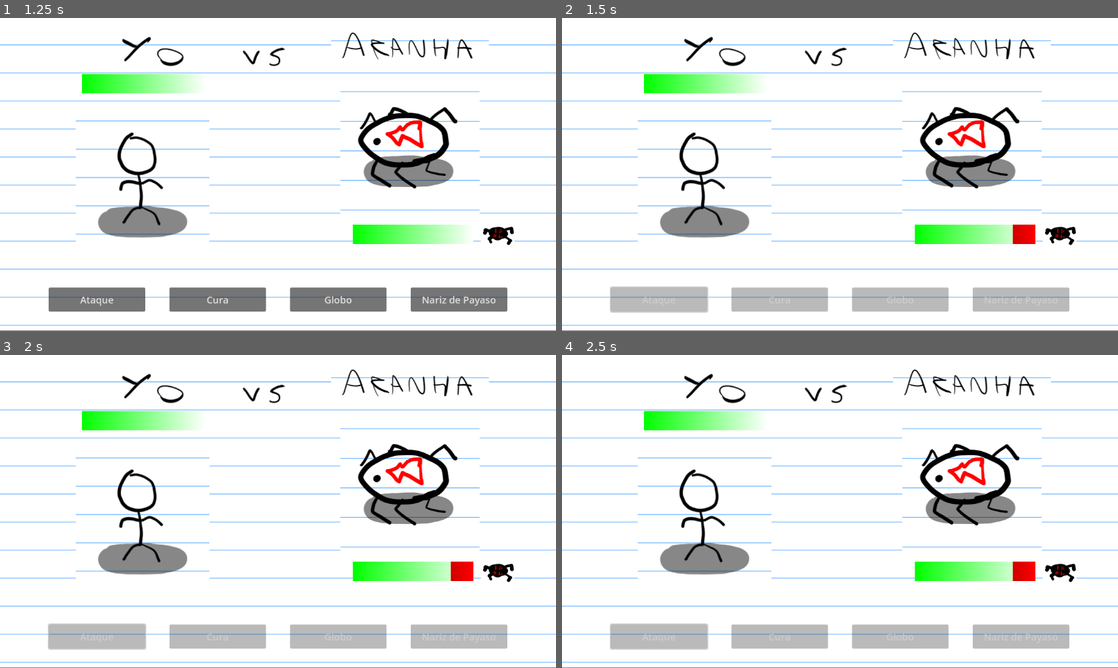
Above: before the commit, frames 1-4 (two rows, left to right).
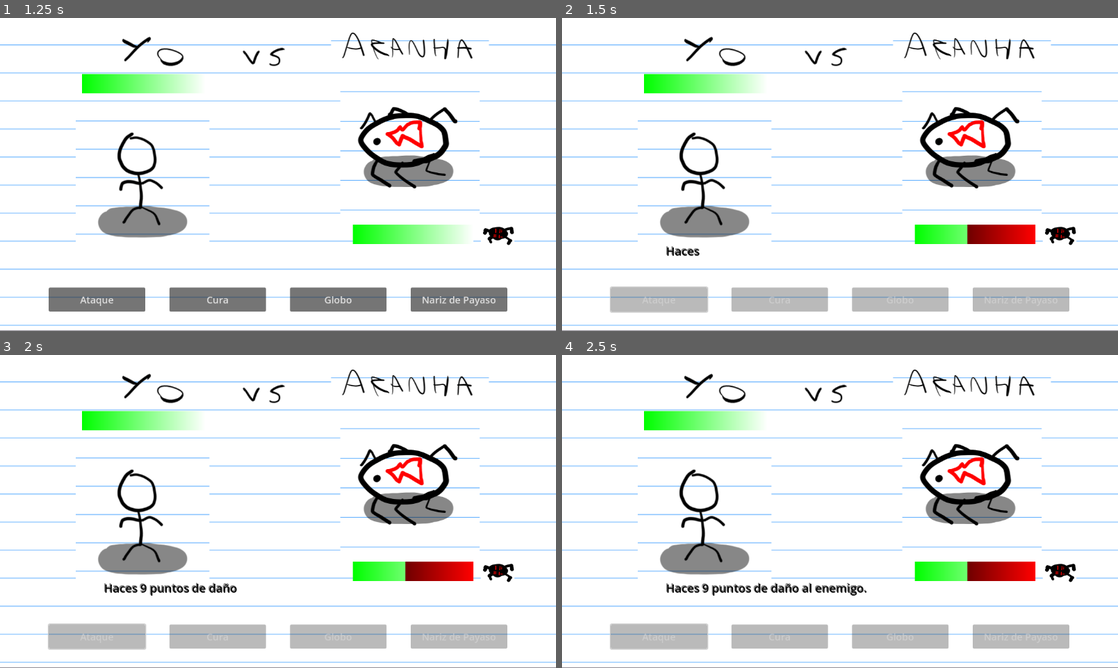
Above: after the commit, the same moments.

Repository: t0m45DEV/skidaddle-skidoodle
Game: Godot game, scene res://Menus/main_menu.tscn
Two runs of this game, one before a commit and one after it. Both use one fixed random seed, a clock stepped at 60 frames per second and the inputs below. The engine's default icon, where the game draws it, is replaced by a stand-in: a white triangle on a blue panel in a dark square.
Inputs:
- Up to frame 1 (1.25 s): click "Jugar" at 0.5 s
- Up to frame 2 (1.5 s): click "Ataque" at 1.25 s
- Up to frame 3 (2 s): no input
- Up to frame 4 (2.5 s): no input

Frame 1 is identical in both runs. In frame 2, 0.6% of the frame differs, in the area x 18-82%, y 66-76%; in frame 3, 1.0%; in frame 4, 1.2%, in the area x 18-82%, y 66-77%.

Commit message:
GOTY

Diff:
--- a/project/doodler/Globals/inventory.gd
+++ b/project/doodler/Globals/inventory.gd
@@ -1,4 +1,6 @@
 extends Node
+
+var combat_history : Array[String] = []
 
 var inventoryArray : Array[Object_Data] = [
 	ResourceLoader.load("res://Objects/globo.tres"),
--- a/project/doodler/Globals/objects.gd
+++ b/project/doodler/Globals/objects.gd
@@ -1,4 +1,28 @@
 extends Node
+
+const ENEMIES : Array[String] = [
+	"aranha",
+	"boblin",
+	"hataud",
+	"eskeleton",
+	"demoño",
+	"maguito",
+	"magordito",
+	"cofre",
+	"mimic",
+	"puingino",
+	"pallaso",
+	"trex",
+	"biltm",
+	"acuaman",
+	"roberto",
+	"67",
+	"labubu",
+	"oy"
+]
+
+func get_random_enemy() -> Enemy_Data:
+	return ResourceLoader.load("res://Enemies/" + ENEMIES.pick_random() + ".tres")
 
 func get_all_objects() -> Array[Object_Data]:
 	var ret : Array[Object_Data] = []
--- a/project/doodler/Menus/tienda.gd
+++ b/project/doodler/Menus/tienda.gd
@@ -1,7 +1,6 @@
 extends Control
 
-@onready var shop_options : HBoxContainer = $VBoxContainer2/HBoxContainer
-
+@onready var shop_options : HBoxContainer = $MarginContainer/HBoxContainer
 func _ready() -> void:
 	var all_objects : Array[Object_Data] = Objects.get_all_objects()
 
@@ -14,8 +13,8 @@
 		button.update_data(obj)
 		#all_objects.erase(obj)
 
-	for i in range($VBoxContainer2/HBoxContainer2.get_children().size()):
-		var i_button : Button = $VBoxContainer2/HBoxContainer2.get_child(i)
+	for i in range($MarginContainer2/VBoxContainer2/HBoxContainer2.get_children().size()):
+		var i_button : Button = $MarginContainer2/VBoxContainer2/HBoxContainer2.get_child(i)
 
 		if i < Inventory.inventoryArray.size():
 			i_button.update_data(Inventory.inventoryArray[i])
--- a/project/doodler/Menus/tienda.tscn
+++ b/project/doodler/Menus/tienda.tscn
@@ -1,14 +1,9 @@
-[gd_scene load_steps=6 format=3 uid="uid://dth42a13t3cv3"]
+[gd_scene load_steps=5 format=3 uid="uid://dth42a13t3cv3"]
 
 [ext_resource type="Script" uid="uid://b7upwrk2qhasd" path="res://Menus/tienda.gd" id="1_n81as"]
+[ext_resource type="Texture2D" uid="uid://3vdn1inn52n2" path="res://Sprites/mercadillo.png" id="2_a62y7"]
 [ext_resource type="Theme" uid="uid://de5w4yfr8tf5e" path="res://Style.tres" id="2_e028t"]
 [ext_resource type="PackedScene" uid="uid://8kobhpnvg82g" path="res://Menus/shop_button.tscn" id="3_p0k1f"]
-
-[sub_resource type="Gradient" id="Gradient_e028t"]
-colors = PackedColorArray(0, 1, 0, 1, 0, 1, 1, 1)
-
-[sub_resource type="GradientTexture2D" id="GradientTexture2D_p0k1f"]
-gradient = SubResource("Gradient_e028t")
 
 [node name="Tienda" type="Control"]
 layout_mode = 3
@@ -19,28 +14,46 @@
 grow_vertical = 2
 script = ExtResource("1_n81as")
 
-[node name="TextureRect" type="TextureRect" parent="."]
+[node name="Mercadillo" type="Sprite2D" parent="."]
+position = Vector2(576, 323.99997)
+scale = Vector2(0.926045, 0.8744939)
+texture = ExtResource("2_a62y7")
+
+[node name="MarginContainer2" type="MarginContainer" parent="."]
 layout_mode = 1
-anchors_preset = 15
+anchors_preset = 1
+anchor_left = 1.0
 anchor_right = 1.0
-anchor_bottom = 1.0
-grow_horizontal = 2
-grow_vertical = 2
-texture = SubResource("GradientTexture2D_p0k1f")
+offset_left = -77.0
+offset_bottom = 40.0
+grow_horizontal = 0
+theme = ExtResource("2_e028t")
+
+[node name="VBoxContainer2" type="VBoxContainer" parent="MarginContainer2"]
+layout_mode = 2
+
+[node name="Label2" type="Label" parent="MarginContainer2/VBoxContainer2"]
+layout_mode = 2
+theme = ExtResource("2_e028t")
+text = "Tu basura"
+horizontal_alignment = 1
+
+[node name="HBoxContainer2" type="HBoxContainer" parent="MarginContainer2/VBoxContainer2"]
+layout_mode = 2
+size_flags_horizontal = 4
+theme_override_constants/separation = 30
+
+[node name="ShopButton" parent="MarginContainer2/VBoxContainer2/HBoxContainer2" instance=ExtResource("3_p0k1f")]
+layout_mode = 2
+
+[node name="ShopButton2" parent="MarginContainer2/VBoxContainer2/HBoxContainer2" instance=ExtResource("3_p0k1f")]
+layout_mode = 2
 
 [node name="VBoxContainer" type="VBoxContainer" parent="."]
 layout_mode = 0
 offset_left = 76.0
 offset_right = 1076.0
 offset_bottom = 100.0
-
-[node name="Label" type="RichTextLabel" parent="VBoxContainer"]
-custom_minimum_size = Vector2(1000, 100)
-layout_mode = 2
-theme_override_colors/default_color = Color(0, 0, 0, 1)
-theme_override_font_sizes/normal_font_size = 70
-text = "Tienda"
-horizontal_alignment = 1
 
 [node name="Label2" type="RichTextLabel" parent="VBoxContainer"]
 custom_minimum_size = Vector2(1000, 100)
@@ -63,58 +76,39 @@
 grow_vertical = 0
 text = "Siguiente pelea"
 
-[node name="VBoxContainer2" type="VBoxContainer" parent="."]
+[node name="MarginContainer" type="MarginContainer" parent="."]
 layout_mode = 1
-anchors_preset = 8
+anchors_preset = 7
 anchor_left = 0.5
-anchor_top = 0.5
+anchor_top = 1.0
 anchor_right = 0.5
-anchor_bottom = 0.5
-offset_left = -20.0
-offset_top = -20.0
-offset_right = 20.0
-offset_bottom = 20.0
+anchor_bottom = 1.0
+offset_left = -16.0
+offset_top = -8.0
+offset_right = 16.0
 grow_horizontal = 2
-grow_vertical = 2
+grow_vertical = 0
+theme = ExtResource("2_e028t")
+theme_override_constants/margin_bottom = 95
 
-[node name="Label" type="Label" parent="VBoxContainer2"]
-layout_mode = 2
-theme = ExtResource("2_e028t")
-text = "Basura disponible"
-horizontal_alignment = 1
-
-[node name="HBoxContainer" type="HBoxContainer" parent="VBoxContainer2"]
+[node name="HBoxContainer" type="HBoxContainer" parent="MarginContainer"]
 layout_mode = 2
 size_flags_horizontal = 4
+theme = ExtResource("2_e028t")
+theme_override_constants/separation = 200
 
-[node name="ShopButton" parent="VBoxContainer2/HBoxContainer" instance=ExtResource("3_p0k1f")]
+[node name="ShopButton" parent="MarginContainer/HBoxContainer" instance=ExtResource("3_p0k1f")]
 layout_mode = 2
 
-[node name="ShopButton2" parent="VBoxContainer2/HBoxContainer" instance=ExtResource("3_p0k1f")]
+[node name="ShopButton2" parent="MarginContainer/HBoxContainer" instance=ExtResource("3_p0k1f")]
 layout_mode = 2
 
-[node name="ShopButton3" parent="VBoxContainer2/HBoxContainer" instance=ExtResource("3_p0k1f")]
+[node name="ShopButton3" parent="MarginContainer/HBoxContainer" instance=ExtResource("3_p0k1f")]
 layout_mode = 2
 
-[node name="Label2" type="Label" parent="VBoxContainer2"]
-layout_mode = 2
-theme = ExtResource("2_e028t")
-text = "Tu basura"
-horizontal_alignment = 1
-
-[node name="HBoxContainer2" type="HBoxContainer" parent="VBoxContainer2"]
-layout_mode = 2
-size_flags_horizontal = 4
-
-[node name="ShopButton" parent="VBoxContainer2/HBoxContainer2" instance=ExtResource("3_p0k1f")]
-layout_mode = 2
-
-[node name="ShopButton2" parent="VBoxContainer2/HBoxContainer2" instance=ExtResource("3_p0k1f")]
-layout_mode = 2
-
+[connection signal="send_data" from="MarginContainer2/VBoxContainer2/HBoxContainer2/ShopButton" to="." method="_on_inventory_button_send_data"]
+[connection signal="send_data" from="MarginContainer2/VBoxContainer2/HBoxContainer2/ShopButton2" to="." method="_on_inventory_button_send_data"]
 [connection signal="pressed" from="Button" to="." method="_on_button_pressed"]
-[connection signal="send_data" from="VBoxContainer2/HBoxContainer/ShopButton" to="." method="_on_shop_button_send_data"]
-[connection signal="send_data" from="VBoxContainer2/HBoxContainer/ShopButton2" to="." method="_on_shop_button_send_data"]
-[connection signal="send_data" from="VBoxContainer2/HBoxContainer/ShopButton3" to="." method="_on_shop_button_send_data"]
-[connection signal="send_data" from="VBoxContainer2/HBoxContainer2/ShopButton" to="." method="_on_inventory_button_send_data"]
-[connection signal="send_data" from="VBoxContainer2/HBoxContainer2/ShopButton2" to="." method="_on_inventory_button_send_data"]
+[connection signal="send_data" from="MarginContainer/HBoxContainer/ShopButton" to="." method="_on_shop_button_send_data"]
+[connection signal="send_data" from="MarginContainer/HBoxContainer/ShopButton2" to="." method="_on_shop_button_send_data"]
+[connection signal="send_data" from="MarginContainer/HBoxContainer/ShopButton3" to="." method="_on_shop_button_send_data"]
--- a/project/doodler/Resources/enemy_data.gd
+++ b/project/doodler/Resources/enemy_data.gd
@@ -7,12 +7,13 @@
 @export var texture : Texture2D = Texture2D.new()
 @export var tag : Texture2D = Texture2D.new()
 @export var icon : Texture2D = Texture2D.new()
+@export var show_name : String = ""
 
-
-func _init(_max_HP : int = 0, _strength : int = 0, _abilities : Array[Object_Data] = [], _texture : Texture2D = Texture2D.new(), _tag : Texture2D = Texture2D.new(), _icon : Texture2D = Texture2D.new()) -> void:
+func _init(_max_HP : int = 0, _strength : int = 0, _abilities : Array[Object_Data] = [], _texture : Texture2D = Texture2D.new(), _tag : Texture2D = Texture2D.new(), _icon : Texture2D = Texture2D.new(), _show_name : String = "") -> void:
 	self.max_HP = _max_HP
 	self.strength = _strength
 	self.abilities = _abilities
 	self.texture = _texture
 	self.tag = _tag
 	self.icon = _icon
+	self.show_name = _show_name
--- a/project/doodler/Scenes/combat.gd
+++ b/project/doodler/Scenes/combat.gd
@@ -29,6 +29,15 @@
 	special2_button.disabled = true
 
 func _ready() -> void:
+	var new_enemy : Enemy_Data = Objects.get_random_enemy()
+
+	while (new_enemy.show_name in Inventory.combat_history):
+		print(new_enemy.show_name)
+		new_enemy = Objects.get_random_enemy()
+
+	enemy.enemy = new_enemy.show_name
+	enemy._ready()
+
 	attack_button.update_state("Ataque")
 	heal_button.update_state("Cura")
 
@@ -89,6 +98,7 @@
 func _on_enemy_died() -> void:
 	player_won = true
 	enemy_won = false
+	Inventory.combat_history.append(enemy.show_name)
 
 func _on_player_died() -> void:
 	player_won = false
--- a/project/doodler/Scenes/combat.tscn
+++ b/project/doodler/Scenes/combat.tscn
@@ -6,6 +6,7 @@
 [ext_resource type="PackedScene" uid="uid://bvra3ochdfu0w" path="res://Scenes/enemy_sprite_2D.tscn" id="2_yt1oa"]
 [ext_resource type="Theme" uid="uid://de5w4yfr8tf5e" path="res://Style.tres" id="3_ubpar"]
 [ext_resource type="PackedScene" uid="uid://b1gh8epl4r2x6" path="res://Scenes/action_button.tscn" id="3_ut0kg"]
+[ext_resource type="AudioStream" uid="uid://bhtytglyrwrdj" path="res://8bit-loop-74bpm.wav" id="7_3w34b"]
 
 [sub_resource type="Animation" id="Animation_yt1oa"]
 length = 0.001
@@ -249,14 +250,14 @@
 [node name="CurrentEffectDescription" type="RichTextLabel" parent="UI"]
 layout_mode = 1
 anchors_preset = -1
-anchor_left = 0.27800003
-anchor_top = 0.44400004
-anchor_right = 0.72200006
-anchor_bottom = 0.66700006
-offset_left = -0.25604248
-offset_top = 0.28796387
-offset_right = 0.2559204
-offset_bottom = -0.21603394
+anchor_left = 0.18100001
+anchor_top = 0.66700006
+anchor_right = 0.55600005
+anchor_bottom = 0.83000004
+offset_left = -0.51200867
+offset_top = -4.216034
+offset_right = 0.48791504
+offset_bottom = 0.15997314
 grow_horizontal = 2
 grow_vertical = 2
 theme = ExtResource("3_ubpar")
@@ -269,6 +270,10 @@
 libraries = {
 &"": SubResource("AnimationLibrary_yt1oa")
 }
+
+[node name="AudioStreamPlayer" type="AudioStreamPlayer" parent="."]
+stream = ExtResource("7_3w34b")
+autoplay = true
 
 [connection signal="died" from="EnemySprite2D" to="." method="_on_enemy_died"]
 [connection signal="died" from="PlayerSprite2D" to="." method="_on_player_died"]
--- a/project/doodler/Scenes/enemy_sprite_2D.gd
+++ b/project/doodler/Scenes/enemy_sprite_2D.gd
@@ -1,29 +1,16 @@
 extends FighterSprite2D
 class_name EnemySprite2D
 
-@export_enum("aranha",
-	"boblin",
-	"hataud",
-	"eskeleton",
-	"demoño",
-	"maguito",
-	"magordito",
-	"cofre",
-	"mimic",
-	"puingino",
-	"pallaso",
-	"trex",
-	"biltm",
-	"acuaman",
-	"roberto",
-	"67",
-	"labubu",
-	"oy") var enemy : String = "boblin" # Por defecto se autoasigna el primer enemigo
+@export var enemy : String = "boblin" # Por defecto se autoasigna el primer enemigo
+
+var show_name : String = ""
 
 func _ready() -> void:
 	# Si hay alguien a quien cargar, buscamos sus estadisticas
 	if enemy != "":
 		var data : Enemy_Data = ResourceLoader.load("res://Enemies/" + enemy + ".tres")
+
+		self.show_name = data.show_name
 
 		$Control/Icon.set_texture(data.icon)
 		$Tag.set_texture(data.tag)
--- a/project/doodler/Scenes/enemy_sprite_2D.tscn
+++ b/project/doodler/Scenes/enemy_sprite_2D.tscn
@@ -1,6 +1,6 @@
 [gd_scene load_steps=7 format=3 uid="uid://bvra3ochdfu0w"]
 
-[ext_resource type="Texture2D" uid="uid://boxnbyynk4154" path="res://Sprites/icon.svg" id="1_1b0ln"]
+[ext_resource type="Texture2D" uid="uid://boxnbyynk4154" path="res://icon.svg" id="1_1b0ln"]
 [ext_resource type="Script" uid="uid://b30llvaawxnv7" path="res://Scenes/enemy_sprite_2D.gd" id="2_1b0ln"]
 
 [sub_resource type="Gradient" id="Gradient_jlxxf"]
--- a/project/doodler/Scenes/player_sprite_2D.tscn
+++ b/project/doodler/Scenes/player_sprite_2D.tscn
@@ -7,6 +7,7 @@
 [node name="PlayerSprite2D" instance=ExtResource("1_kwlc3")]
 texture = ExtResource("2_a1vd8")
 script = ExtResource("2_ccsc7")
+strength = 9
 
 [node name="TextureProgressBar" parent="Control" index="0"]
 offset_left = -201.5
--- a/project/doodler/Style.tres
+++ b/project/doodler/Style.tres
@@ -5,9 +5,14 @@
 Button/font_sizes/font_size = 20
 HBoxContainer/constants/separation = 50
 Label/colors/font_color = Color(0, 0, 0, 1)
+Label/font_sizes/font_size = 30
 MarginContainer/constants/margin_bottom = 40
 MarginContainer/constants/margin_left = 20
 MarginContainer/constants/margin_right = 20
 MarginContainer/constants/margin_top = 20
+RichTextLabel/colors/default_color = Color(0, 0, 0, 1)
+RichTextLabel/colors/font_shadow_color = Color(0.5176471, 0.5176471, 0.5176471, 1)
+RichTextLabel/constants/shadow_offset_x = -2
+RichTextLabel/constants/shadow_offset_y = -2
 RichTextLabel/font_sizes/normal_font_size = 24
 VBoxContainer/constants/separation = 20
Not shown, added: project/doodler/8bit-loop-74bpm.wav.import
Not shown, added: project/doodler/Export/index.apple-touch-icon.png.import
Not shown, added: project/doodler/Export/index.icon.png.import
Not shown, added: project/doodler/Export/index.png.import
Not shown: 1 places in project/doodler/Scenes/combat.tscn that only renumber resources
Not shown, added: project/doodler/export_presets.cfg
Not shown, added: project/doodler/8bit-loop-74bpm.wav
Not shown, added: project/doodler/Export/game.zip
Not shown, added: project/doodler/Export/index.apple-touch-icon.png
Not shown, added: project/doodler/Export/index.audio.position.worklet.js
Not shown, added: project/doodler/Export/index.audio.worklet.js
Not shown, added: project/doodler/Export/index.icon.png
(and 4 more such lines)
